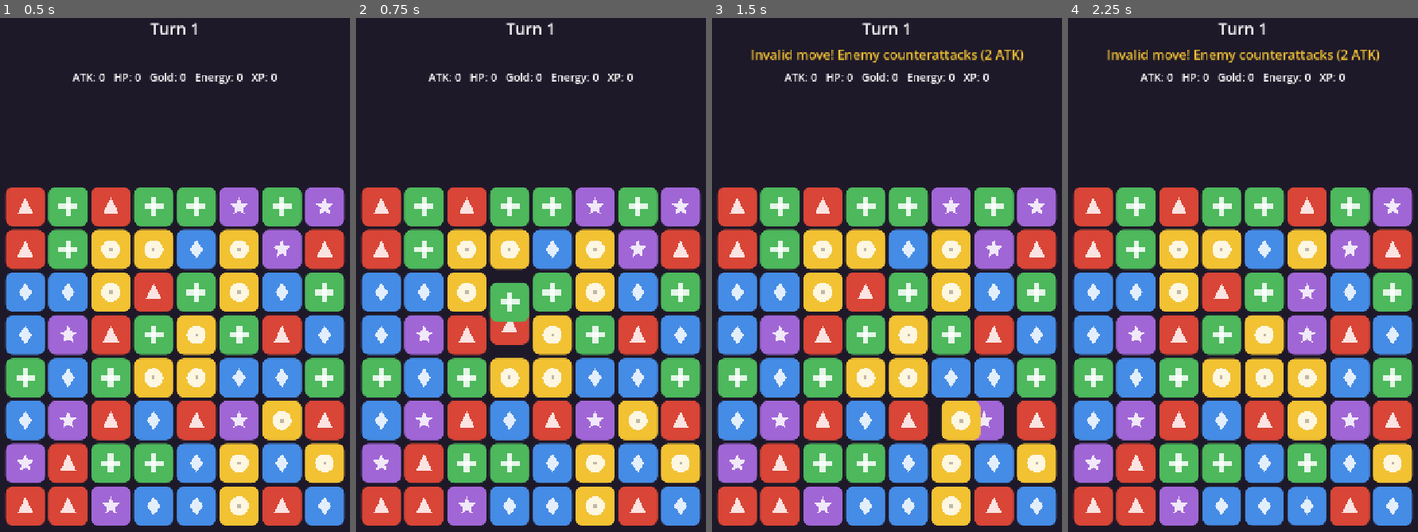
Above: before the commit, frames 1-4 (left to right).
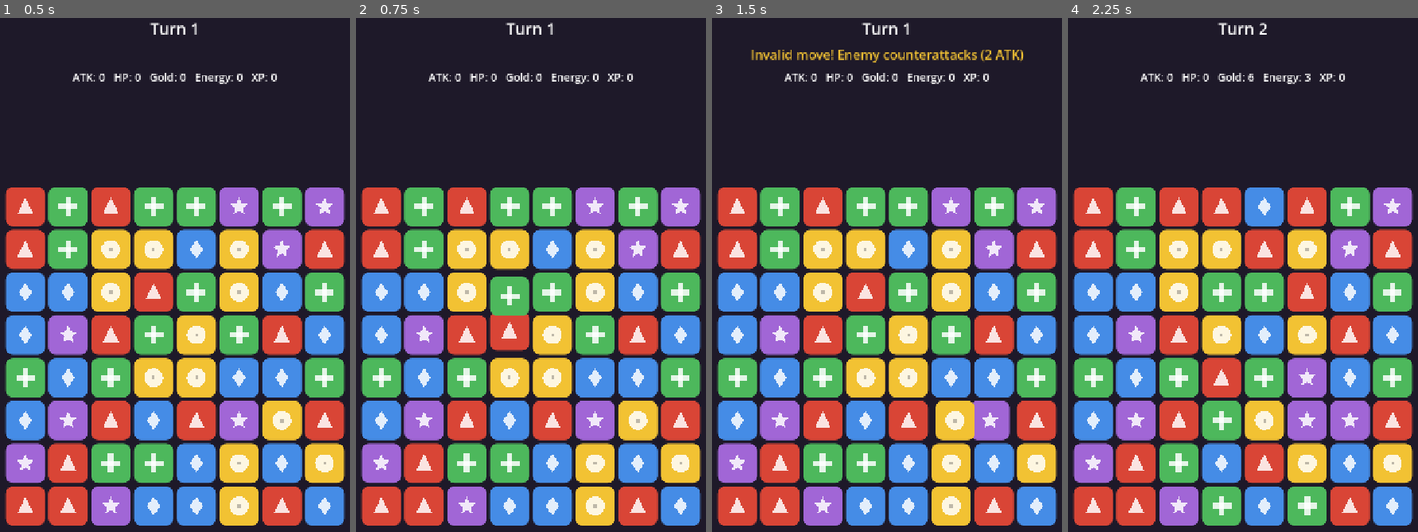
Above: after the commit, the same moments.

Repository: CuBeof/loan-12-su-quan
Game: Godot game, scene res://features/board_view/board_screen.tscn
The game is run twice, just before and just after one commit, with the same random seed, the same clock (stepped at 60 frames per second) and the same inputs. This scene is started directly instead of the project's main scene.
Inputs (mouse positions are in pixels of both pictures, inside the frame that each line leads up to):
- Up to frame 1 (0.5 s): no input
- Up to frame 2 (0.75 s): tap Enter at 0.5 s; drag from (531, 357) to (566, 177) at 0.52 s
- Up to frame 3 (1.5 s): tap Space at 1.25 s; drag from (995, 413) to (869, 444) at 1.27 s
- Up to frame 4 (2.25 s): move the mouse to (1134, 223) at 2.02 s; click (1134, 223) at 2.17 s

Frame 1 is identical in both runs. In frame 2, 0.6% of the frame differs, in the area x 37-50%, y 50-65%; in frame 3, 0.6%; in frame 4, 17%, in the area x 11-90%, y 0-99%.

Commit message:
Fix battle feeling frozen: bound fall-time and speed up animations
Root cause found by rendering the real battle headless (xvfb) and
driving touch input end to end: the turn flow and UI were actually
correct, but the enemy turn could take tens of seconds. _drop_tile
scaled fall time by distance with NO cap, so a tile refilling from the
top of the board animated for ~0.9s; the AI deliberately favors
big-cascade / extra-turn moves, chaining several such gravities per
turn and locking input long enough to look hung ('AI not working').

- Clamp per-tile fall time to [0.07, 0.22]s regardless of distance, and
  cap the per-column spawn stagger; a full-board refill now lands fast.
- Snappier mobile timing across swap/clear/pop/bounce.
- Enemy think time 0.6s -> 0.35s.

Verified end to end (simulated tap-tap swap): player move resolves,
turn passes to the enemy, the AI acts and damages the player, then the
turn returns — the full cycle completes quickly. 75/75 tests pass.

https://claude.ai/code/session_011p88Dpg6wJaWzSV2K6mY7k

Diff:
--- a/game/features/battle_screen/battle_screen.gd
+++ b/game/features/battle_screen/battle_screen.gd
@@ -3,7 +3,7 @@
 ## TurnManager. UI emits signals, this controller listens; logic waits
 ## for board animations because moves are applied via move_resolved.
 
-const ENEMY_THINK_TIME := 0.6
+const ENEMY_THINK_TIME := 0.35
 const DAMAGE_FLASH := Color(1.0, 0.45, 0.45)
 const HEAL_FLASH := Color(0.55, 1.0, 0.55)
 
--- a/game/features/board_view/board_view.gd
+++ b/game/features/board_view/board_view.gd
@@ -7,13 +7,19 @@
 signal move_resolved(result: MoveResult)
 signal move_rejected(result: MoveResult) # bounced swap; carries the attack penalty
 
-const SWAP_TIME := 0.16
-const CLEAR_TIME := 0.18
-const FALL_TIME_PER_CELL := 0.06
-const POP_TIME := 0.15
-const SPAWN_STAGGER := 0.05 # raindrop delay between gems of one column
-const BOUNCE_TIME := 0.09
-const OVERSHOOT_FACTOR := 0.18 # how far past the target a gem falls before bouncing back
+# Mobile-snappy timing. Fall time is per-cell but CLAMPED so a tile
+# refilling from the top of the board can't take ~1s — that made enemy
+# cascades feel frozen. A whole move (with cascades) resolves fast.
+const SWAP_TIME := 0.12
+const CLEAR_TIME := 0.12
+const FALL_TIME_PER_CELL := 0.045
+const FALL_TIME_MIN := 0.07
+const FALL_TIME_MAX := 0.22 # hard cap regardless of fall distance
+const POP_TIME := 0.11
+const SPAWN_STAGGER := 0.025 # raindrop delay between gems of one column
+const SPAWN_STAGGER_MAX := 0.12 # cap total stagger for tall refills
+const BOUNCE_TIME := 0.06
+const OVERSHOOT_FACTOR := 0.16 # how far past the target a gem falls before bouncing back
 
 @export var catalog: TileCatalog
 @export var rng_seed: int = 0 # 0 = random each run
@@ -321,9 +327,9 @@
 ## back up like a raindrop. Returns the total animation time.
 func _drop_tile(view: TileView, target: Vector2, delay: float) -> float:
 	var distance := view.position.distance_to(target) / _cell_px
-	var fall_time := _dur(maxf(0.12, FALL_TIME_PER_CELL * distance))
+	var fall_time := _dur(clampf(FALL_TIME_PER_CELL * distance, FALL_TIME_MIN, FALL_TIME_MAX))
 	var bounce_time := _dur(BOUNCE_TIME)
-	var staggered := _dur(delay)
+	var staggered := _dur(minf(delay, SPAWN_STAGGER_MAX))
 	var overshoot := target + Vector2(0.0, _cell_px * OVERSHOOT_FACTOR)
 	var tween := create_tween()
 	if staggered > 0.0:
